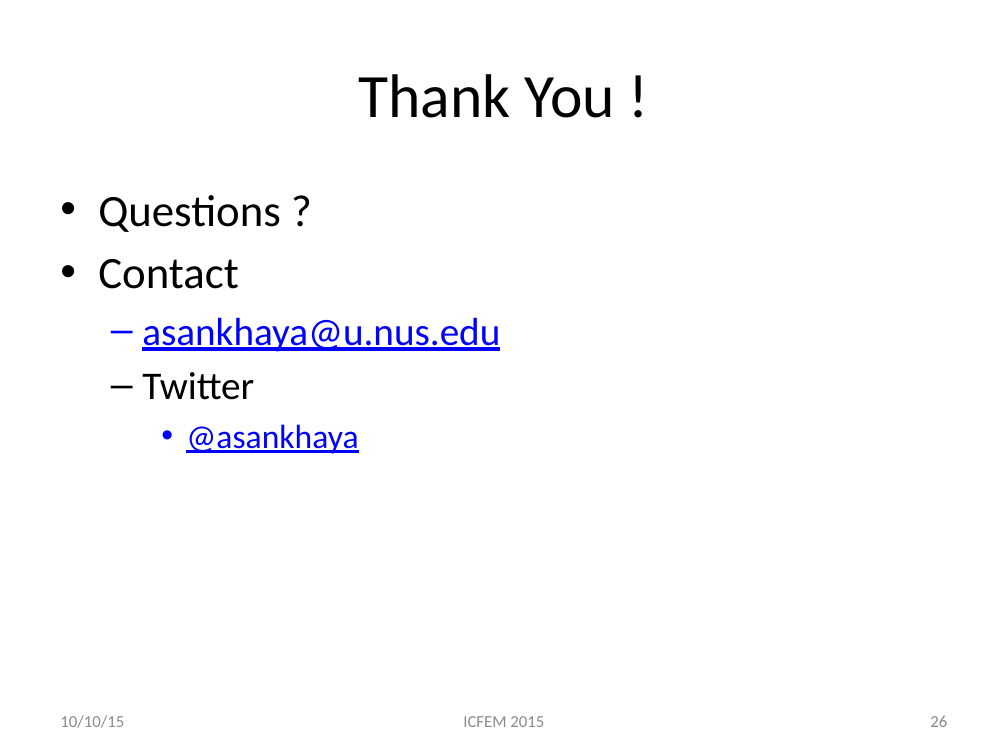
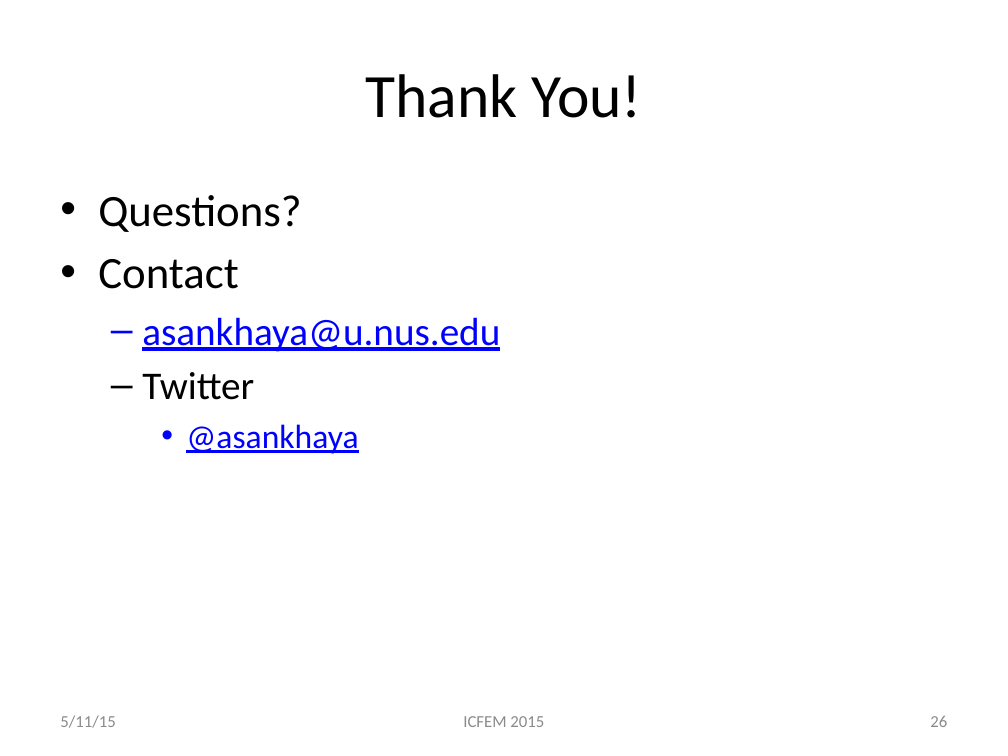
Before and after one commit to asankhaya/asankhaya.github.io, a slide deck: slide 26 of ppt/Specifying-Compatible-Sharing-in-Data-Structures.pptx. Drawn at 1008x756 pixels with LibreOffice and Linux fonts; fonts in the diff are those of the drawing. Boxes give left, top, right and bottom in pixels: in the first picture for what was removed or moved away, otherwise in the second. Text is boxed around its words. In the diff, an @@ line names an element or a change of style, - is before the commit and + after.

```diff
--- a/ppt/Specifying-Compatible-Sharing-in-Data-Structures.pptx
+++ b/ppt/Specifying-Compatible-Sharing-in-Data-Structures.pptx
@@ title at <box>366,74,642,118</box>: spaces changed @@
-Thank You !
+Thank You!
@@ text at <box>98,195,301,232</box>: spaces changed @@
-• Questions ?
+• Questions?
@@ text at <box>60,715,115,728</box>: text changed @@
-10/10/15
+5/11/15
```
Also in this commit, not shown: 25 other slides changed.
